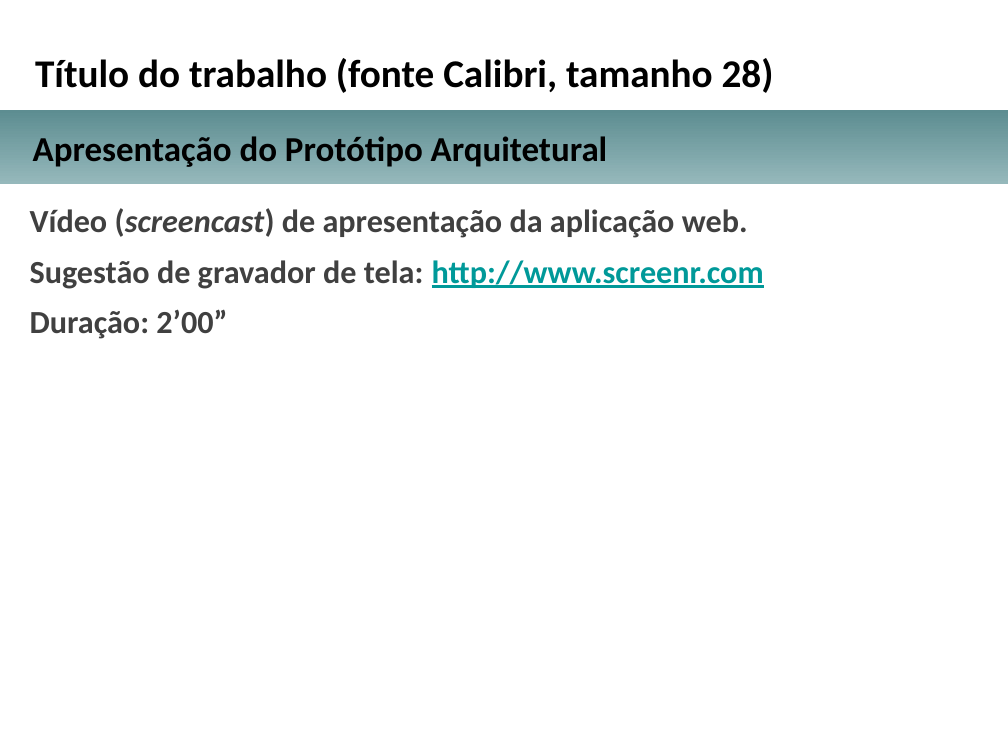
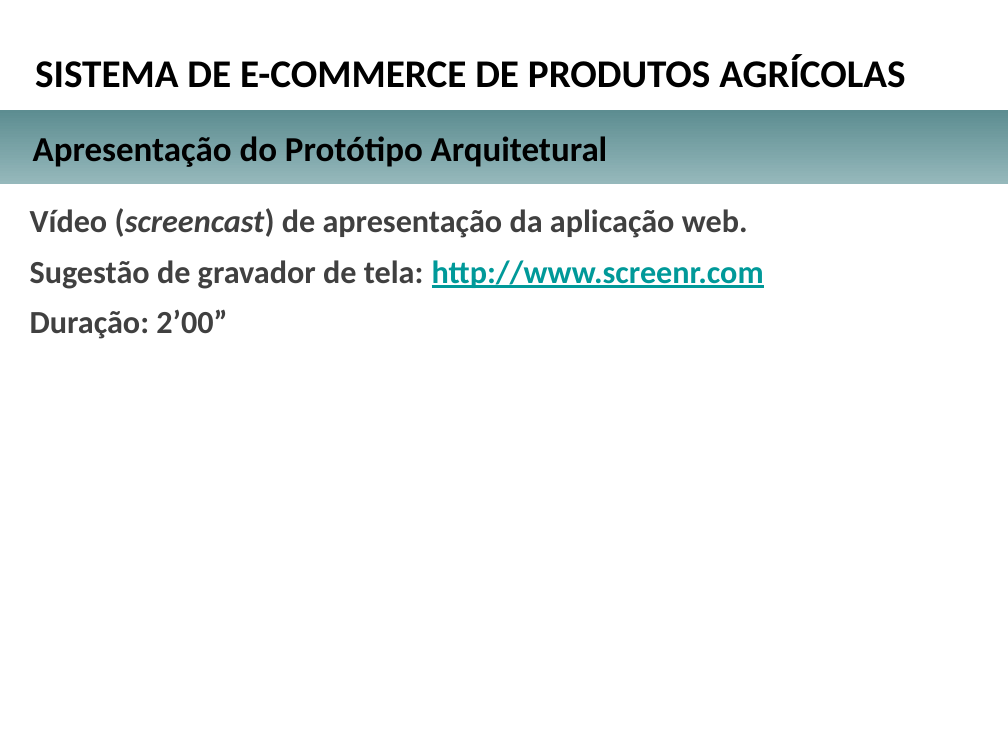
Before and after one commit to herberton/tcc, a slide deck: slide 20 of apresentacao.pptx (slide 15 before the commit). Drawn at 1008x756 pixels with LibreOffice and Linux fonts; fonts in the diff are those of the drawing; background and template pictures are left out. Boxes give left, top, right and bottom in pixels: in the first picture for what was removed or moved away, otherwise in the second. Text is boxed around its words. In the diff, an @@ line names an element or a change of style, - is before the commit and + after.

```diff
--- a/apresentacao.pptx
+++ b/apresentacao.pptx
@@ text at (35,54,905,88): text changed @@
-Título do trabalho (fonte Calibri, tamanho 28)
+SISTEMA DE E-COMMERCE DE PRODUTOS AGRÍCOLAS
```
Also in this commit, not shown: 5 other slides changed, 8 slides added, 3 slides removed, 1 other file.
